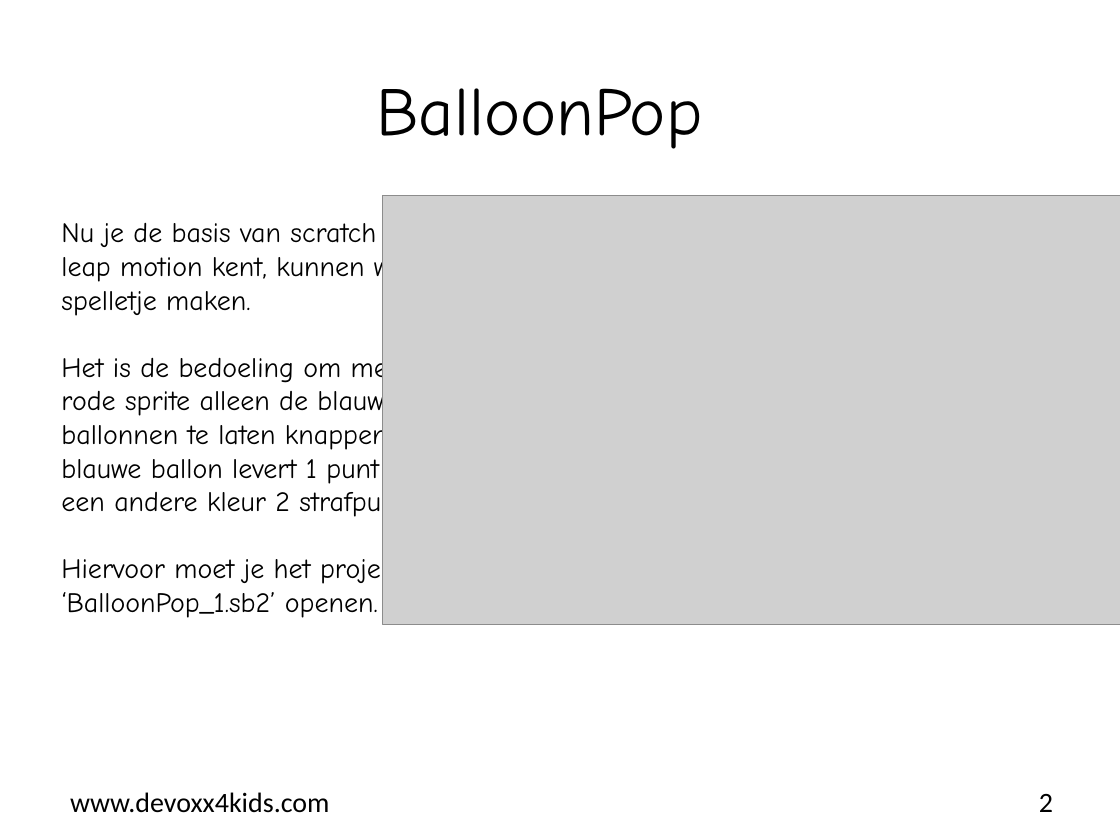
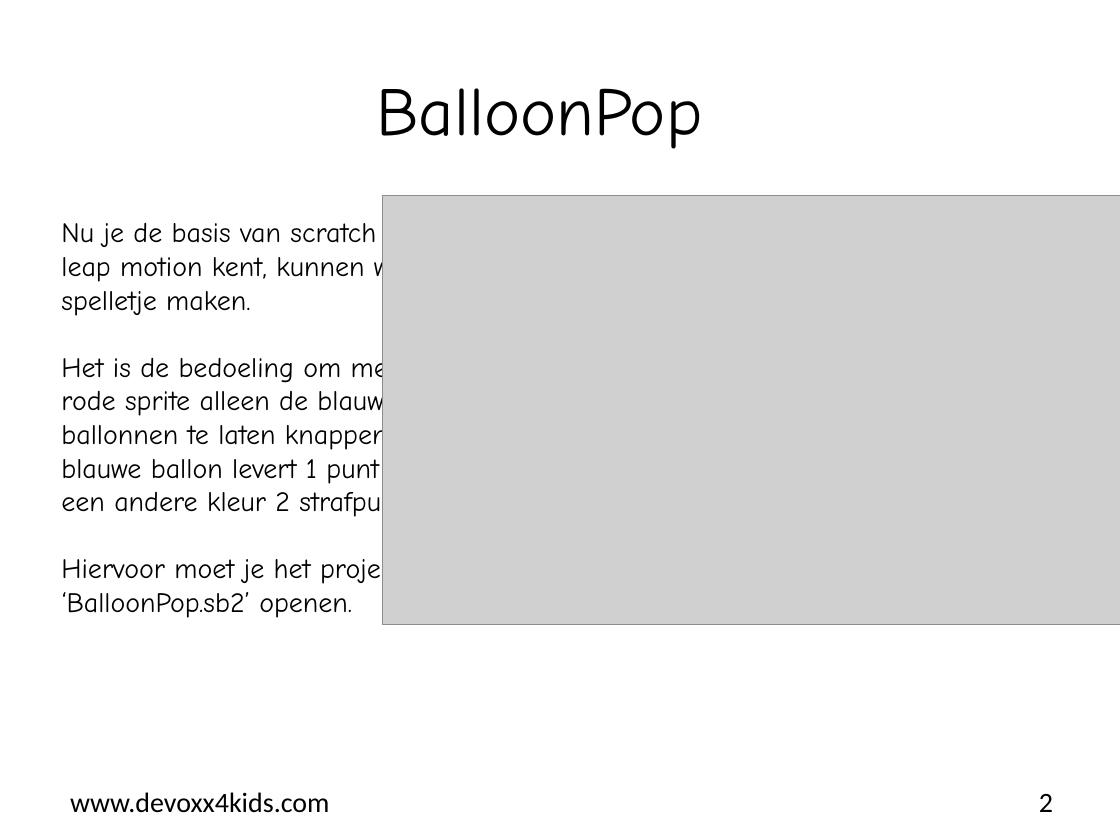
Before and after one commit to bertjan/jpoint-devoxx4kids, a slide deck: slide 2 of scratch-leapmotion/instructions/Scratch-opdracht_BalloonPop.pptx. Drawn at 1120x840 pixels with LibreOffice and Linux fonts; fonts in the diff are those of the drawing; grey boxes stand for pictures; background and template pictures are left out. Boxes give left, top, right and bottom in pixels: in the first picture for what was removed or moved away, otherwise in the second. Text is boxed around its words. In the diff, an @@ line names an element or a change of style, - is before the commit and + after.

```diff
--- a/scratch-leapmotion/instructions/Scratch-opdracht_BalloonPop.pptx
+++ b/scratch-leapmotion/instructions/Scratch-opdracht_BalloonPop.pptx
@@ text at box(61, 554, 402, 618): text changed @@
-Hiervoor moet je het project ‘BalloonPop_1.sb2’ openen.
+Hiervoor moet je het project ‘BalloonPop.sb2’ openen.
```
Also in this commit, not shown: 1 other file.
